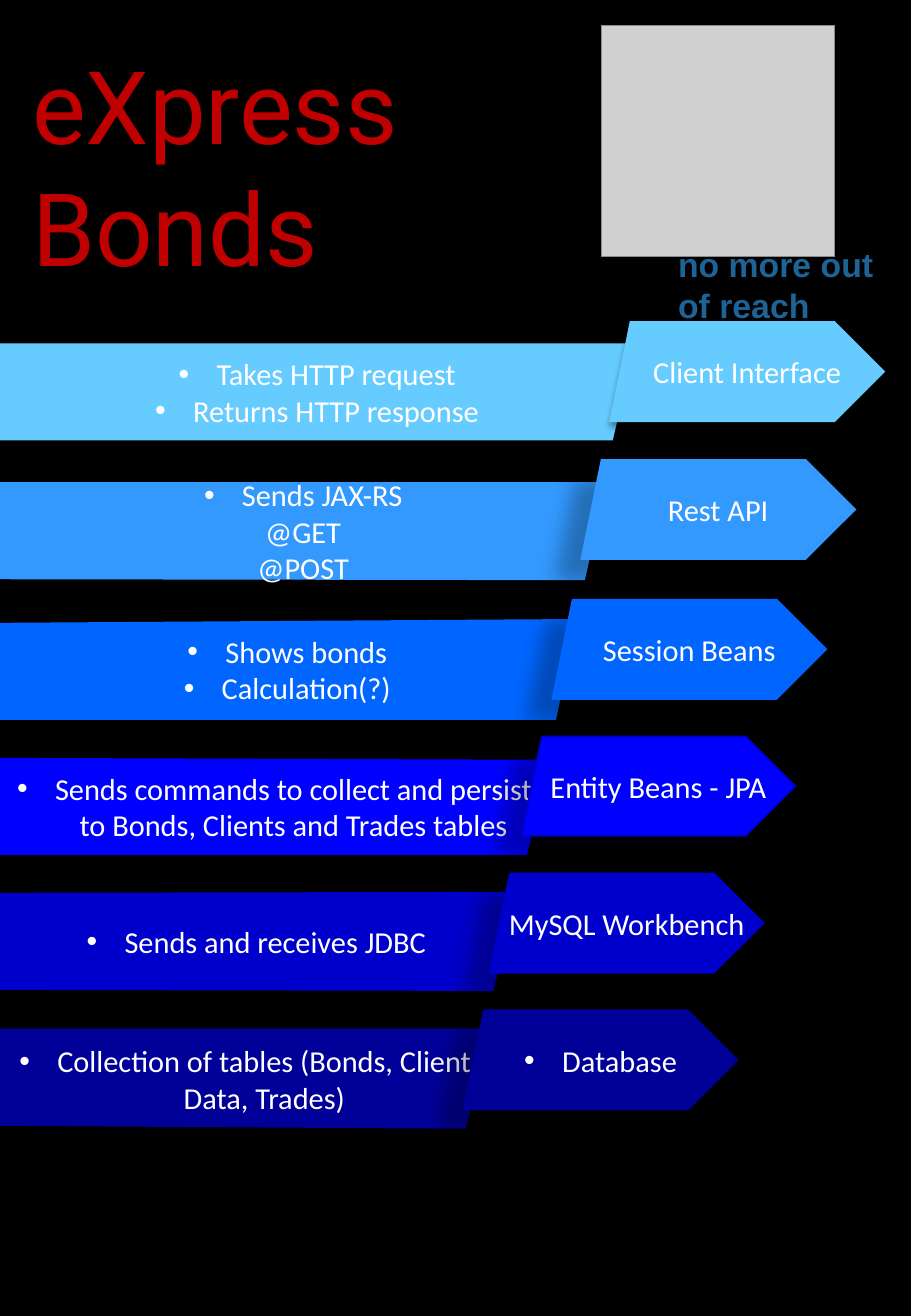
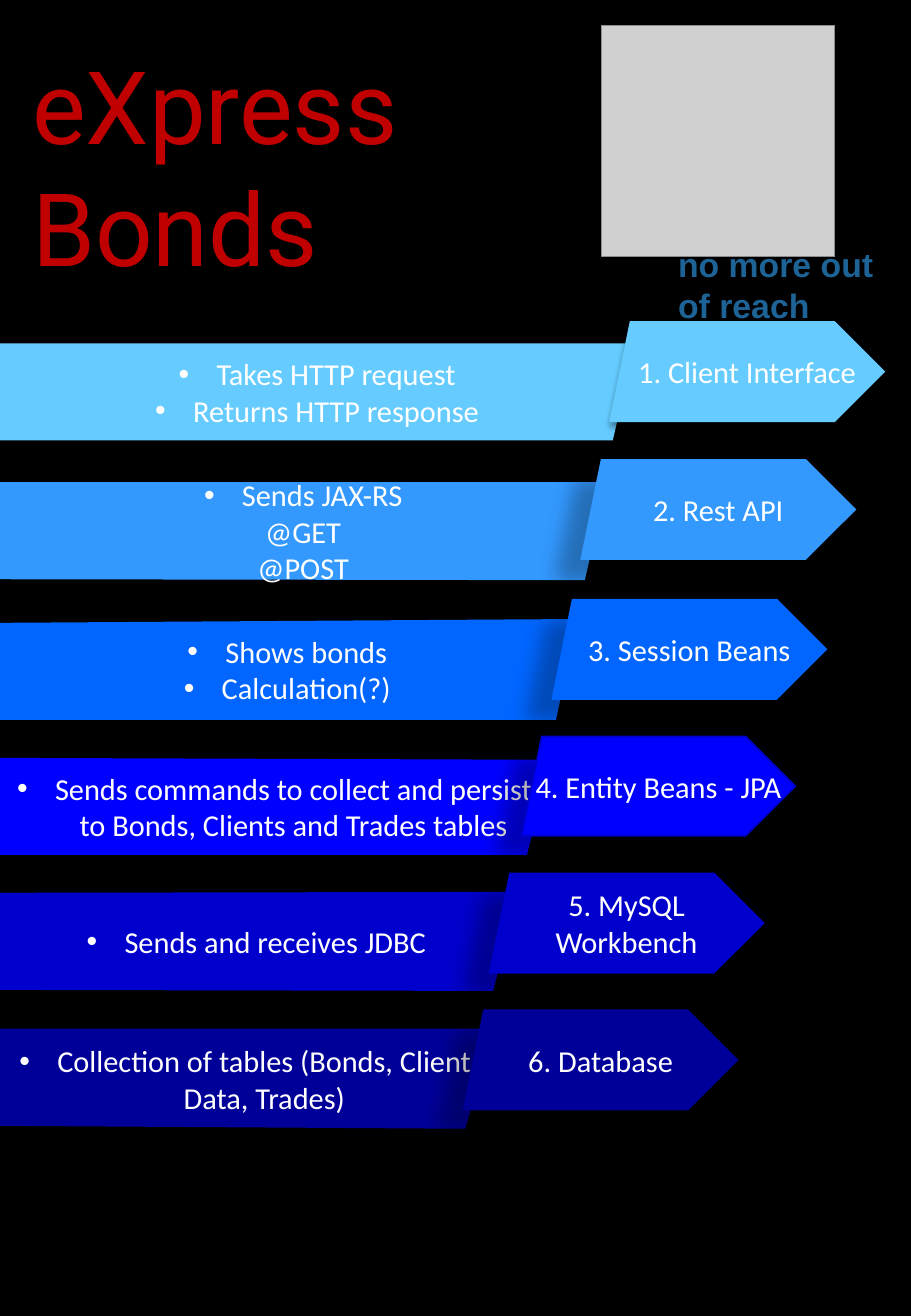
Before and after one commit to PariiKaur/Citi_Project_17, a slide deck: slide 2 of poster.pptx. Drawn at 911x1316 pixels with LibreOffice and Linux fonts; fonts in the diff are those of the drawing; grey boxes stand for pictures. Boxes give left, top, right and bottom in pixels: in the first picture for what was removed or moved away, otherwise in the second. Text is boxed around its words. In the diff, an @@ line names an element or a change of style, - is before the commit and + after.

```diff
--- a/poster.pptx
+++ b/poster.pptx
@@ text in freeform shape at bbox=[638, 362, 856, 383]: text changed @@
-Client Interface
+1. Client Interface
@@ text in freeform shape at bbox=[653, 501, 783, 521]: text changed @@
-Rest API
+2. Rest API
@@ text in freeform shape at bbox=[588, 640, 790, 662]: text changed @@
-Session Beans
+3. Session Beans
@@ text in freeform shape at bbox=[536, 772, 782, 805]: text changed @@
-Entity Beans - JPA
+4. Entity Beans - JPA
@@ text in freeform shape at bbox=[556, 896, 698, 954]: text changed @@
-MySQL Workbench
+5. MySQL Workbench
@@ text in freeform shape at bbox=[528, 1051, 673, 1073]: text changed @@
-• Database
+6. Database
```
